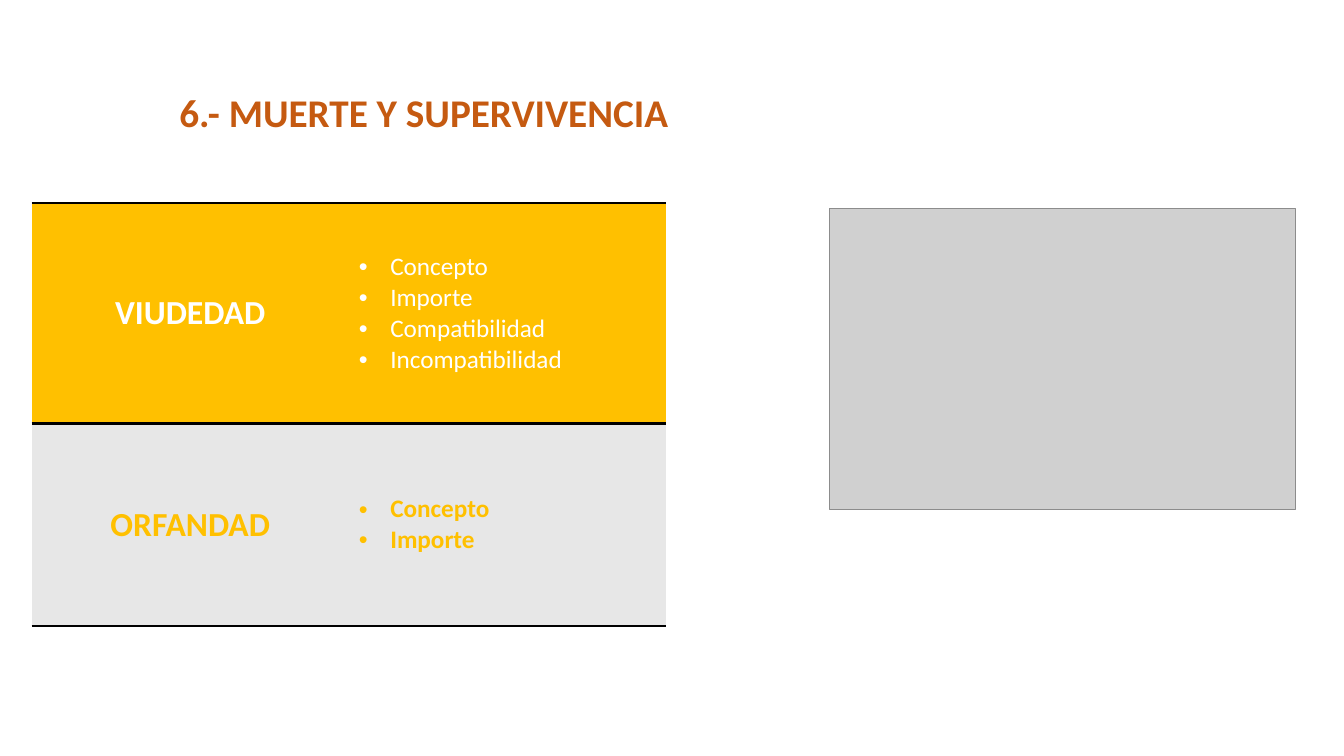
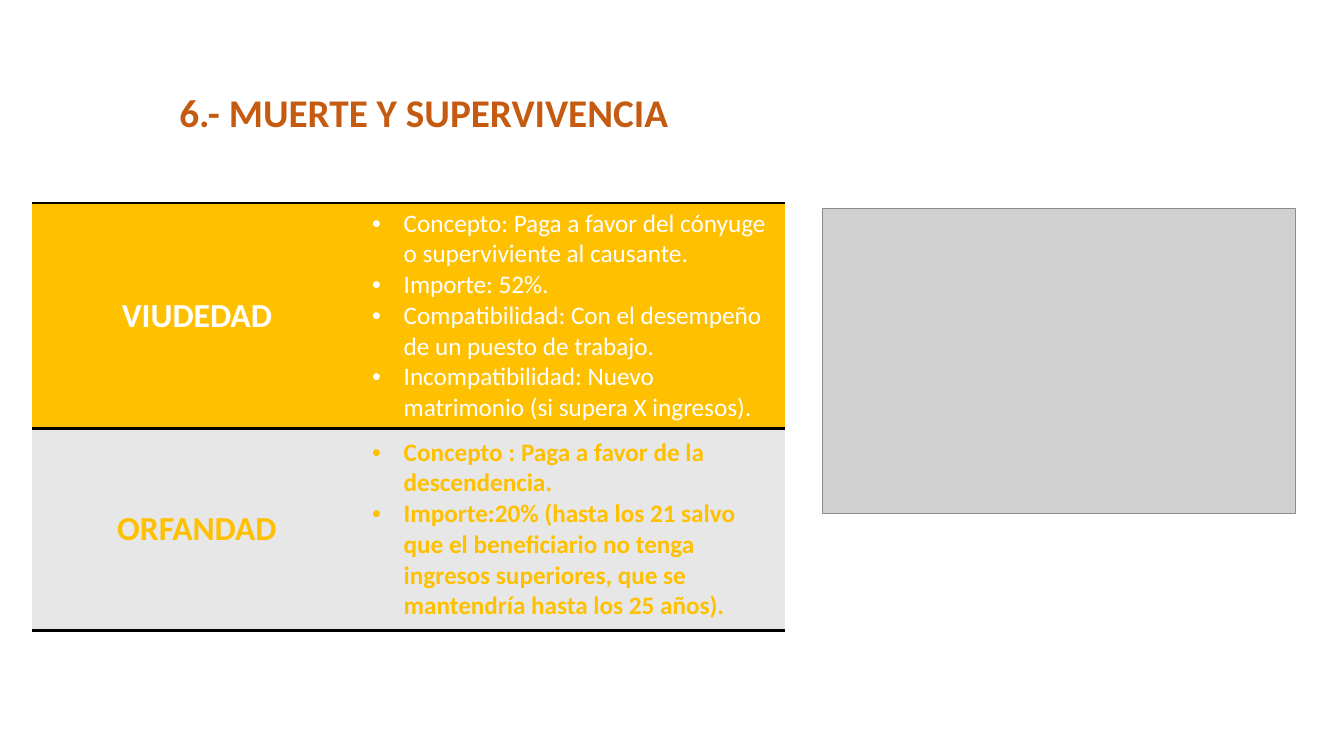
Before and after one commit to DiMaPaGa/daw1, a slide deck: slide 15 of PROGRAMACION/FOL/TEMA 6 FOL PRESTACIONES SS .pptx. Drawn at 1344x756 pixels with LibreOffice and Linux fonts; fonts in the diff are those of the drawing; grey boxes stand for pictures. Boxes give left, top, right and bottom in pixels: in the first picture for what was removed or moved away, otherwise in the second. Text is boxed around its words. In the diff, an @@ line names an element or a change of style, - is before the commit and + after.

```diff
--- a/PROGRAMACION/FOL/TEMA 6 FOL PRESTACIONES SS .pptx
+++ b/PROGRAMACION/FOL/TEMA 6 FOL PRESTACIONES SS .pptx
@@ table at bbox=[31, 203, 785, 626] @@
-row 1, column 2: Concepto / Importe / Compatibilidad / Incompatibilidad
+row 1, column 2: Concepto: Paga a favor del cónyuge o superviviente al causante. / Importe: 52%. / Compatibilidad: Con el desempeño de un puesto de trabajo. / Incompatibilidad: Nuevo matrimonio (si supera X ingresos).
-row 2, column 2: Concepto / Importe
+row 2, column 2: Concepto : Paga a favor de la descendencia. / Importe:20% (hasta los 21 salvo que el beneficiario no tenga ingresos superiores, que se mantendría hasta los 25 años).
@@ table: place and size @@
-table at bbox=[31, 203, 666, 625]
+table at bbox=[31, 203, 785, 626]
@@ picture: place and size @@
-picture at bbox=[830, 209, 1296, 509]
+picture at bbox=[823, 209, 1296, 513]
```
Also in this commit, not shown: 3 other slides changed, 3 other files.
